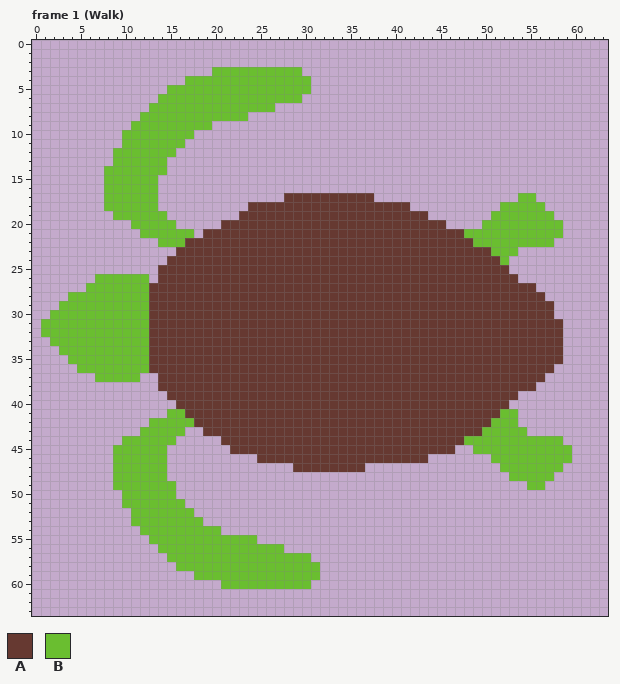
Pixel-art file, stored at src/images/turtle.aseprite. This is how it looked before the edit.
64x64 pixels, 8 frames. Shown: frame 1 (Walk). The commit also changed other frames, which this record leaves out.
Visible layers, top first: "Shell", "Limbs", "Head".
Palette (. is transparent): A #663931  B #6abe30
Pixels before, frame 1 (Walk) (only the part around the change), first column x 0:
 1 ................................................................
 2 ................................................................
 3 ....................BBBBBBBBBB..................................
 4 .................BBBBBBBBBBBBBB.................................
 5 ...............BBBBBBBBBBBBBBBB.................................
 6 ..............BBBBBBBBBBBBBBBB..................................
 7 .............BBBBBBBBBBBBBB.....................................
 8 ............BBBBBBBBBBBB........................................
 9 ...........BBBBBBBBB............................................
10 ..........BBBBBBBB..............................................
11 ..........BBBBBBB...............................................
12 .........BBBBBBB................................................
13 .........BBBBBB.................................................
14 ........BBBBBBB.................................................
15 ........BBBBBB..................................................
16 ........BBBBBB..................................................
17 ........BBBBBB..............AAAAAAAAAA................BB........
18 ........BBBBBB..........AAAAAAAAAAAAAAAAAA..........BBBBB.......
19 .........BBBBBB........AAAAAAAAAAAAAAAAAAAAA.......BBBBBBB......
20 ...........BBBBB.....AAAAAAAAAAAAAAAAAAAAAAAAA....BBBBBBBBB.....
21 ............BBBBBB.AAAAAAAAAAAAAAAAAAAAAAAAAAAAABBBBBBBBBBB.....
22 ..............BBBAAAAAAAAAAAAAAAAAAAAAAAAAAAAAAAABBBBBBBBB......
23 ................AAAAAAAAAAAAAAAAAAAAAAAAAAAAAAAAAAABBB..........
24 ...............AAAAAAAAAAAAAAAAAAAAAAAAAAAAAAAAAAAAAB...........
25 ..............AAAAAAAAAAAAAAAAAAAAAAAAAAAAAAAAAAAAAAA...........
26 .......BBBBBB.AAAAAAAAAAAAAAAAAAAAAAAAAAAAAAAAAAAAAAAA..........
27 ......BBBBBBBAAAAAAAAAAAAAAAAAAAAAAAAAAAAAAAAAAAAAAAAAAA........
28 ....BBBBBBBBBAAAAAAAAAAAAAAAAAAAAAAAAAAAAAAAAAAAAAAAAAAAA.......
29 ...BBBBBBBBBBAAAAAAAAAAAAAAAAAAAAAAAAAAAAAAAAAAAAAAAAAAAAA......
30 ..BBBBBBBBBBBAAAAAAAAAAAAAAAAAAAAAAAAAAAAAAAAAAAAAAAAAAAAA......
31 .BBBBBBBBBBBBAAAAAAAAAAAAAAAAAAAAAAAAAAAAAAAAAAAAAAAAAAAAAA.....
32 .BBBBBBBBBBBBAAAAAAAAAAAAAAAAAAAAAAAAAAAAAAAAAAAAAAAAAAAAAA.....
33 ..BBBBBBBBBBBAAAAAAAAAAAAAAAAAAAAAAAAAAAAAAAAAAAAAAAAAAAAAA.....
34 ...BBBBBBBBBBAAAAAAAAAAAAAAAAAAAAAAAAAAAAAAAAAAAAAAAAAAAAAA.....
35 ....BBBBBBBBBAAAAAAAAAAAAAAAAAAAAAAAAAAAAAAAAAAAAAAAAAAAAAA.....
36 .....BBBBBBBBAAAAAAAAAAAAAAAAAAAAAAAAAAAAAAAAAAAAAAAAAAAAA......
37 .......BBBBB..AAAAAAAAAAAAAAAAAAAAAAAAAAAAAAAAAAAAAAAAAAA.......
38 ..............AAAAAAAAAAAAAAAAAAAAAAAAAAAAAAAAAAAAAAAAAA........
39 ...............AAAAAAAAAAAAAAAAAAAAAAAAAAAAAAAAAAAAAAA..........
40 ................AAAAAAAAAAAAAAAAAAAAAAAAAAAAAAAAAAAAA...........
41 ...............BBAAAAAAAAAAAAAAAAAAAAAAAAAAAAAAAAAAABB..........
42 .............BBBBBAAAAAAAAAAAAAAAAAAAAAAAAAAAAAAAAABBB..........
43 ............BBBBB..AAAAAAAAAAAAAAAAAAAAAAAAAAAAAAABBBBB.........
44 ..........BBBBBB.....AAAAAAAAAAAAAAAAAAAAAAAAAAABBBBBBBBBBB.....
45 .........BBBBBB.......AAAAAAAAAAAAAAAAAAAAAAAAA..BBBBBBBBBBB....
46 .........BBBBBB..........AAAAAAAAAAAAAAAAAAA.......BBBBBBBBB....
47 .........BBBBBB..............AAAAAAAA...............BBBBBBB.....
48 .........BBBBBB......................................BBBBB......
49 .........BBBBBBB.......................................BB.......
50 ..........BBBBBB................................................
51 ..........BBBBBBB...............................................
52 ...........BBBBBBB..............................................
53 ...........BBBBBBBB.............................................
54 ............BBBBBBBBB...........................................
55 .............BBBBBBBBBBBB.......................................
56 ..............BBBBBBBBBBBBBB....................................
57 ...............BBBBBBBBBBBBBBBB.................................
58 ................BBBBBBBBBBBBBBBB................................
59 ..................BBBBBBBBBBBBBB................................
60 .....................BBBBBBBBBB.................................
61 ................................................................
62 ................................................................
63 ................................................................
Now the later version:
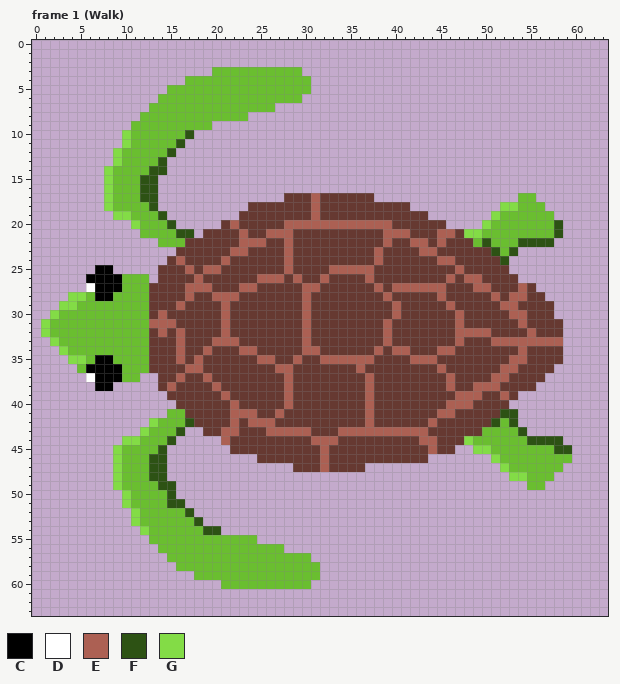
Colours new in this view: C #000000  D #ffffff  E #ac6053  F #2d5214  G #83dc46
Change:
Changed rows in their new state; - is an unchanged pixel.
Frame 1 (Walk), layers "Shell", "Limbs", "Head":
first column x 1:
10 ---------G------F------------------------------------------
11 ---------G-----F-------------------------------------------
12 --------G-----F--------------------------------------------
13 --------G----F---------------------------------------------
14 -------G----FF---------------------------------------------
15 -------G---FF----------------------------------------------
16 -------G---FF----------------------------------------------
17 -------G---FF-----------------E----------------------------
18 -------G----F-----------------E--------------------GG------
19 --------GG---F----------------E-------------------G--------
20 ----------G---F------E-----EEEEEEEEEEEE----------G-------F-
21 ---------------FF-----E--EEE----------EEE---EE-GG--------F-
22 ----------------------EEE--E----------E--EE-E----F---FFFF--
23 ---------------------EE----E---------E----EE------F-F------
24 ---------------E----E------E---------E------EE-----F-------
25 ------CC--------E-EE-------E----EEEEE---------E------------
26 -----CCCC--------E------EEE-E--E----E--------E-EE----------
27 -----DCCC-------EEE---EE-----EE------E-EEEEEE---EE---E-----
28 ---GG-CC--------E--EEE-------E--------E-----E-----E-EE-----
29 --GG-----------E----E--------E---------E-----E-----EE------
30 -G-----------E------E--------E---------E------E-----EE-----
31 G-----------EEE-----E--------E--------E-------E------E-----
32 G------------E-E----E--------E--------E-------EEEE----E----
33 -G-------------E---EEE-------E--------E-------E---EEEEEEEE-
34 --G------------E--E---EE-----EE------E-EE---EE-------E-----
35 ---GG-CC-------E-E------EE--E--EEEEEE----EEE--------EE-----
36 -----CCCC-------EE--------EE-------E--------E------EE------
37 -----DCCC------E--E--------E--------E--------E----EE-------
38 ------CC------E----E-------E--------E--------E--EEE--------
39 --------------------E------E--------E---------EEE--E-------
40 ---------------------E-----E--------E--------EEE-----------
41 ---------------------EEE--E---------E-------EE-----FF------
42 ------------G---F----E-EEE----------E------E------F-F------
43 -----------G---F----EE---EEEEE---EEEEEEEEEE----------F-----
44 ---------GG---F-----E---------EEE---------EE---G------FFFF-
45 --------G----F-----------------E-----------E----GG-------FF
46 --------G---FF-----------------E------------------G--------
47 --------G---FF-----------------E-------------------G-------
48 --------G---FF--------------------------------------GG-----
49 --------G----FF--------------------------------------------
50 ---------G----F--------------------------------------------
51 ---------G----FF-------------------------------------------
52 ----------G-----F------------------------------------------
53 ----------G------F-----------------------------------------
54 -----------G------FF---------------------------------------
Where, in picture pixels (left, top, right, bottom), the same in both pictures:
changed: (41, 130, 572, 535)
